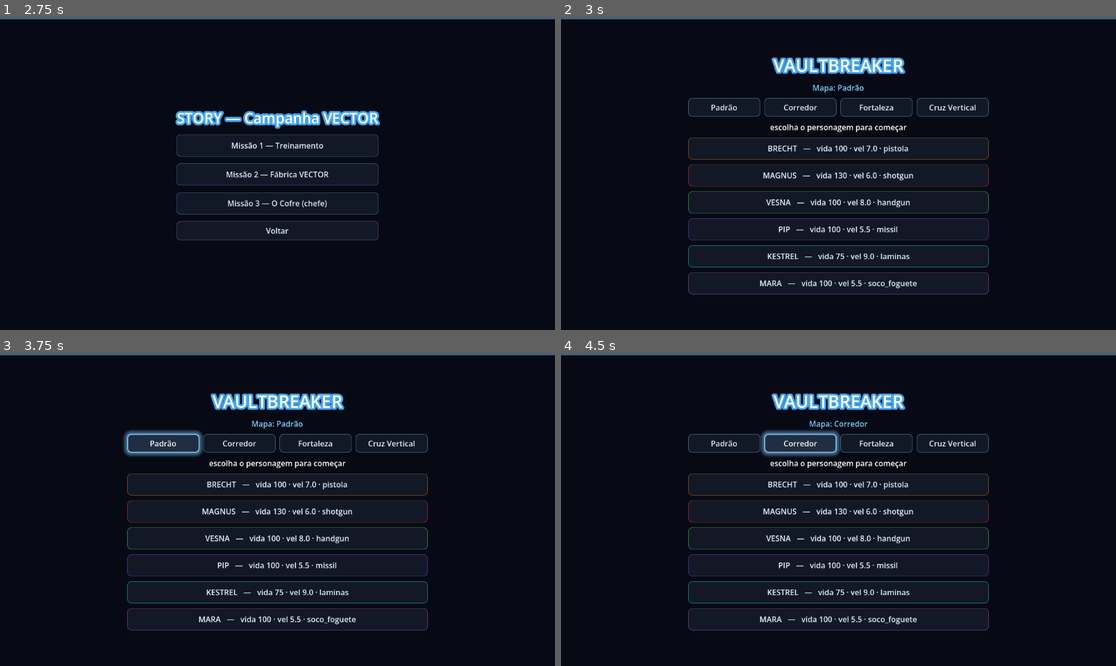
Above: before the commit, frames 1-4 (two rows, left to right).
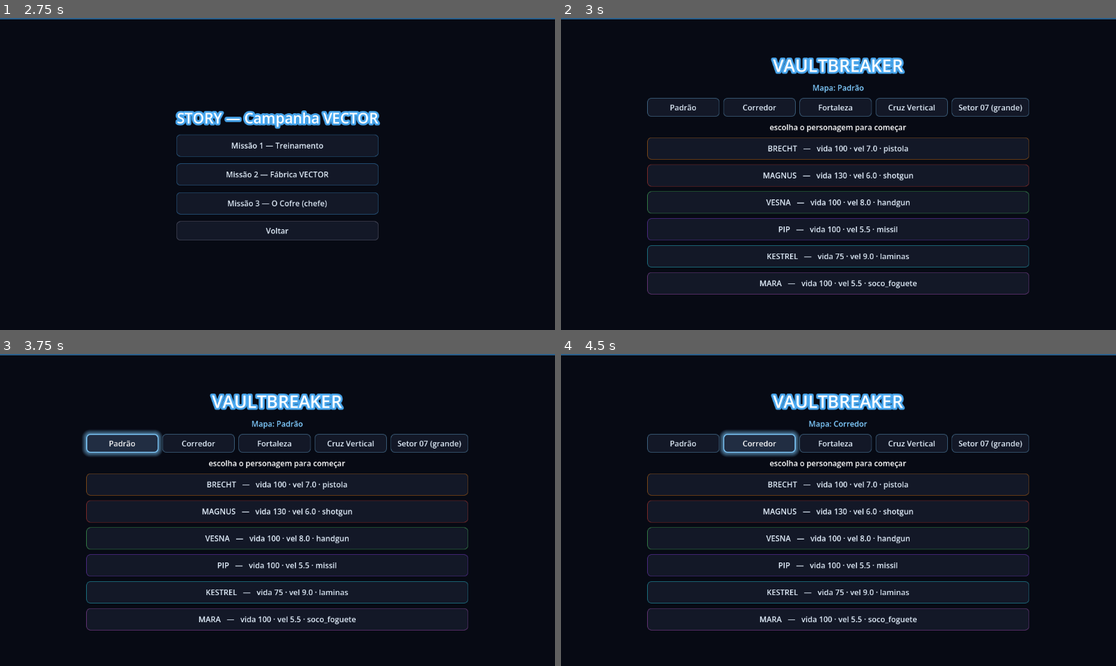
Above: after the commit, the same moments.

Repository: Philipe91/GamePh
Game: Godot game, scene res://scenes/ui/titulo.tscn
Same seed, same stepped clock (60 frames per second), same inputs: the game is played once before the commit and once after it.
Inputs:
- Up to frame 1 (2.75 s): click "Normal" at 0.5 s; click "Normal" at 1.25 s; click "STORY (campanha)" at 2 s
- Up to frame 2 (3 s): click "Missão 1 — Treinamento" at 2.75 s
- Up to frame 3 (3.75 s): click "Padrão" at 3.5 s
- Up to frame 4 (4.5 s): click "Corredor" at 4.25 s

Frame 1 is identical in both runs. In frame 2, 2.5% of the frame differs, in the area x 15-85%, y 12-89%; in frame 3, 3.6%; in frame 4, 3.7%.

Commit message:
Mapa grande "Setor 07" (Trap Gunner): 60x60 com pontes over/under, rampas, cobertura
- resources/mapas/setor07.tres: 30x30 tiles, plataforma central elevada + 3 pontes longas
  (cruz) a y=3, 4 rampas, 4 pilares, paredes de cobertura, field traps e 3 Vaults; camera_segue
- arena --demo-setor07 (camera seguindo, esconde o Chao base); selecionavel no menu (selecao)
- teste: setor07 carrega grande, pede camera-segue/vertical, tem estruturas. 132 testes

Diff:
--- /dev/null
+++ b/resources/mapas/setor07.tres
@@ -0,0 +1,104 @@
+[gd_resource type="Resource" script_class="StatsMapa" load_steps=2 format=3]
+
+[ext_resource type="Script" path="res://scripts/stats_mapa.gd" id="1"]
+
+[resource]
+script = ExtResource("1")
+nome = "Setor 07"
+largura = 30
+altura = 30
+tamanho_tile = 2.0
+spawn_jogador = Vector2i(2, 27)
+spawn_bot = Vector2i(27, 2)
+vaults = Array[Vector2i]([Vector2i(15, 15), Vector2i(6, 6), Vector2i(24, 24)])
+obstaculos = Array[Vector2i]([Vector2i(8, 8), Vector2i(21, 21), Vector2i(8, 21), Vector2i(21, 8)])
+bombas_caixa = Array[Vector2i]([Vector2i(15, 9), Vector2i(15, 21)])
+esteiras = Array[Vector2i]([Vector2i(11, 15), Vector2i(19, 15)])
+lancadores = Array[Vector2i]([Vector2i(15, 4), Vector2i(15, 26)])
+camera_segue = true
+vertical = true
+estruturas = [{
+"tipo": "chao",
+"pos": Vector3(0, -0.1, 0),
+"tam": Vector3(60, 0.2, 60)
+}, {
+"tipo": "parede",
+"pos": Vector3(0, 0.9, 30),
+"tam": Vector3(60, 1.8, 0.6)
+}, {
+"tipo": "parede",
+"pos": Vector3(0, 0.9, -30),
+"tam": Vector3(60, 1.8, 0.6)
+}, {
+"tipo": "parede",
+"pos": Vector3(30, 0.9, 0),
+"tam": Vector3(0.6, 1.8, 60)
+}, {
+"tipo": "parede",
+"pos": Vector3(-30, 0.9, 0),
+"tam": Vector3(0.6, 1.8, 60)
+}, {
+"tipo": "ponte",
+"pos": Vector3(0, 3, 0),
+"tam": Vector3(16, 0.3, 16)
+}, {
+"tipo": "ponte",
+"pos": Vector3(0, 3, 0),
+"tam": Vector3(50, 0.3, 5)
+}, {
+"tipo": "ponte",
+"pos": Vector3(0, 3, 0),
+"tam": Vector3(5, 0.3, 36)
+}, {
+"tipo": "rampa",
+"de": Vector3(24, 0, 0),
+"ate": Vector3(20, 3, 0),
+"larg": 5.0
+}, {
+"tipo": "rampa",
+"de": Vector3(-24, 0, 0),
+"ate": Vector3(-20, 3, 0),
+"larg": 5.0
+}, {
+"tipo": "rampa",
+"de": Vector3(0, 0, 22),
+"ate": Vector3(0, 3, 18),
+"larg": 5.0
+}, {
+"tipo": "rampa",
+"de": Vector3(0, 0, -22),
+"ate": Vector3(0, 3, -18),
+"larg": 5.0
+}, {
+"tipo": "pilar",
+"pos": Vector3(9, 1.5, 9),
+"tam": Vector3(1.5, 3, 1.5)
+}, {
+"tipo": "pilar",
+"pos": Vector3(-9, 1.5, 9),
+"tam": Vector3(1.5, 3, 1.5)
+}, {
+"tipo": "pilar",
+"pos": Vector3(9, 1.5, -9),
+"tam": Vector3(1.5, 3, 1.5)
+}, {
+"tipo": "pilar",
+"pos": Vector3(-9, 1.5, -9),
+"tam": Vector3(1.5, 3, 1.5)
+}, {
+"tipo": "parede",
+"pos": Vector3(16, 0.9, -11),
+"tam": Vector3(0.6, 1.8, 14)
+}, {
+"tipo": "parede",
+"pos": Vector3(-16, 0.9, 11),
+"tam": Vector3(0.6, 1.8, 14)
+}, {
+"tipo": "parede",
+"pos": Vector3(11, 0.9, 16),
+"tam": Vector3(14, 1.8, 0.6)
+}, {
+"tipo": "parede",
+"pos": Vector3(-11, 0.9, -16),
+"tam": Vector3(14, 1.8, 0.6)
+}]
--- a/scenes/arena/arena.gd
+++ b/scenes/arena/arena.gd
@@ -78,6 +78,9 @@
 	if "--vertical" in args:
 		GameManager.mapa = "res://resources/mapas/vertical.tres"
 	# Demo da arena vertical completa: screenshot.
+	if "--demo-setor07" in args:
+		_demo_setor07_e_capturar()
+		return
 	if "--demo-vertical" in args:
 		_demo_vertical_e_capturar()
 		return
@@ -1046,6 +1049,12 @@
 		_seguir_camera = false
 		cam_t.position = pos_orig
 
+	# Mapa grande Setor 07 (Trap Gunner): carrega, é grande, pede câmera-segue e tem estruturas.
+	var m_setor: Resource = load("res://resources/mapas/setor07.tres")
+	falhas += _checar("setor07 carrega grande", m_setor.largura >= 30 and m_setor.altura >= 30)
+	falhas += _checar("setor07 pede camera-segue e vertical", m_setor.camera_segue and m_setor.vertical)
+	falhas += _checar("setor07 tem muitas estruturas", m_setor.estruturas.size() > 10)
+
 	# G3: regras de partida em ROUNDS (melhor de 3). Sem listener da arena no --teste,
 	# então reseto os Healers manualmente entre os rounds.
 	player.set_physics_process(false)
@@ -1235,6 +1244,29 @@
 	return sb
 
 
+## Demo do mapa grande Setor 07 (Trap Gunner): monta as estruturas e segue o player.
+func _demo_setor07_e_capturar() -> void:
+	bot.set_physics_process(false)
+	player.set_physics_process(false)
+	var mapa: Resource = load("res://resources/mapas/setor07.tres")
+	var chao := get_node_or_null("Chao")
+	if chao != null:
+		chao.visible = false   # o chão do mapa (estrutura) cobre tudo
+	player.gravidade_ativa = true
+	bot.gravidade_ativa = true
+	_montar_estruturas(mapa)
+	var cam := get_node_or_null("Camera3D") as Camera3D
+	if cam != null:
+		_cam_offset = cam.position
+		_seguir_camera = true
+	await get_tree().physics_frame
+	player.global_position = Vector3(-12.0, 1.0, 14.0)
+	bot.global_position = Vector3(8.0, 1.0, 10.0)
+	for _i in range(40):
+		await get_tree().process_frame   # câmera converge + oclusão age
+	_capturar_e_sair()
+
+
 ## Demo da arena vertical completa: posiciona o player numa rampa subindo e o bot no alto.
 func _demo_vertical_e_capturar() -> void:
 	bot.set_physics_process(false)
--- a/scenes/ui/selecao.gd
+++ b/scenes/ui/selecao.gd
@@ -13,6 +13,7 @@
 	{"nome": "Corredor", "path": "res://resources/mapas/corredor.tres"},
 	{"nome": "Fortaleza", "path": "res://resources/mapas/fortaleza.tres"},
 	{"nome": "Cruz Vertical", "path": "res://resources/mapas/vertical.tres"},
+	{"nome": "Setor 07 (grande)", "path": "res://resources/mapas/setor07.tres"},
 ]
 
 const UIEstilo := preload("res://scenes/ui/ui_estilo.gd")
Binary file added: _setor07.png
Not shown, changed: docs/PLANO_POLIMENTO.md
